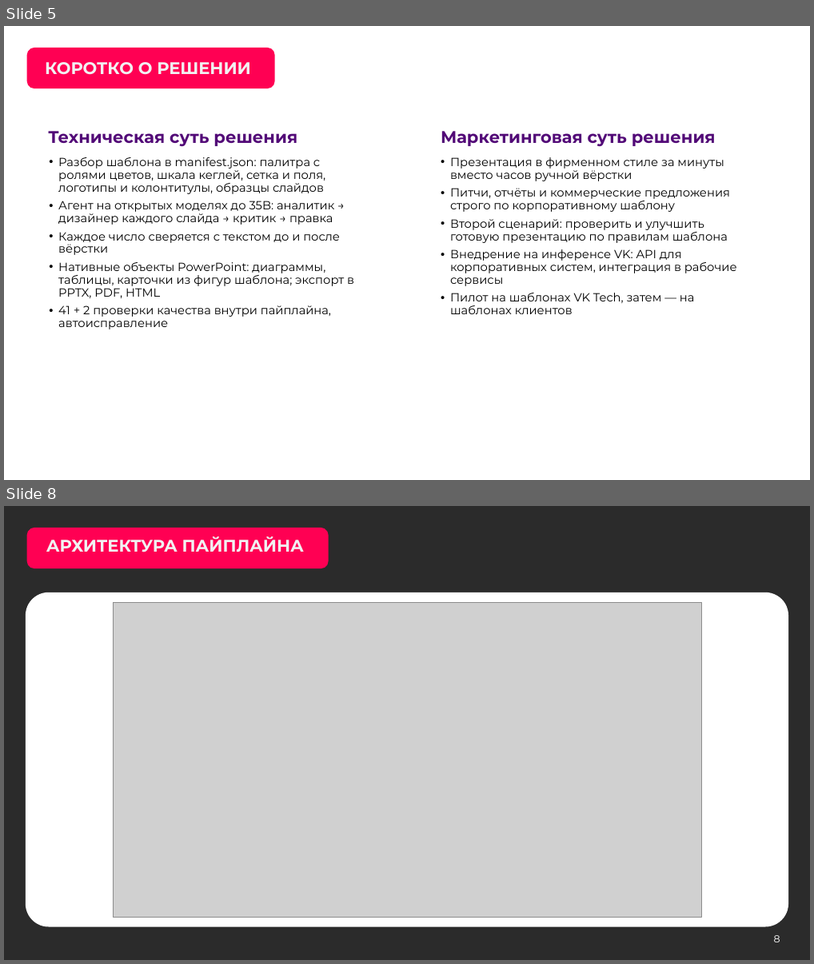
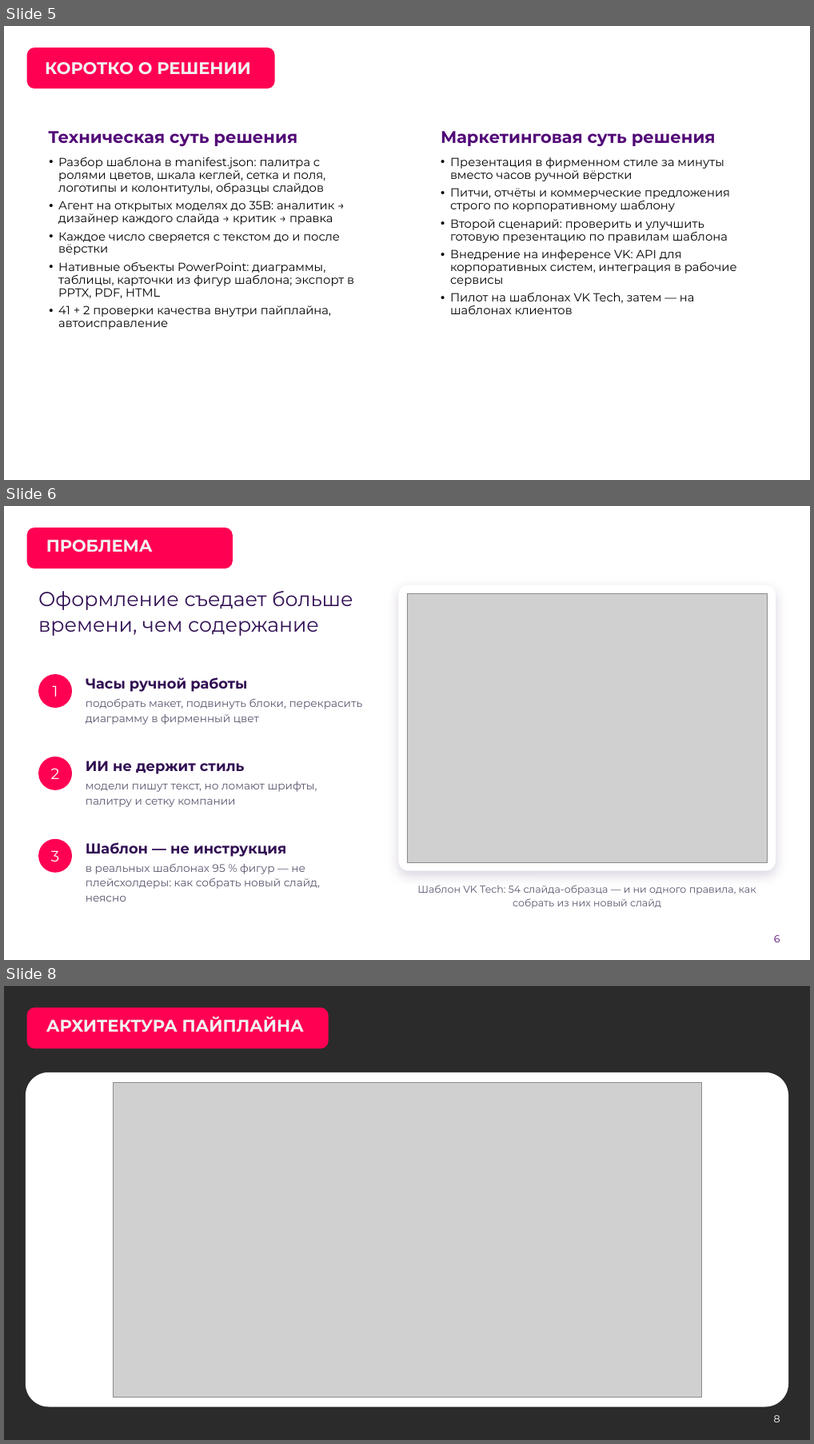
Before and after one commit to hl0pch1k/verstka, a slide deck: docs/presentation/verstka-pitch.pptx. Shown one above the other, each under a label of ours: slides 5 and 8 before the commit, slides 5, 6 and 8 after it; the slides between them are not shown. The pictures are 814x964 and 814x1444 pixels, drawn with LibreOffice and Linux fonts; fonts in the diff are those of the drawing; grey boxes stand for pictures; background and template pictures are left out; a plain dark background stands for a picture behind light text. Boxes give left, top, right and bottom in pixels: in the first picture for what was removed or moved away, otherwise in the second. Text is boxed around its words. In the diff, an @@ line names an element or a change of style, - is before the commit and + after.

Commit message:
Новая презентация проекта; раздел «Для экспертов» в README
- презентация: обязательные слайды шаблона ЛЦТ без искажений и пустот, остальные — крупные заголовки, скриншоты сервиса, сетка девяти демо-презентаций, аудит и эффективность в цифрах
- README: навигация для экспертов по шагам; ссылка на видео открывается в браузере
- docs/video/README.md: что показано в видео; MODELS.md и счётчики тестов обновлены
- ссылки для формы сдачи убраны из репозитория

```diff
--- a/docs/presentation/verstka-pitch.pptx
+++ b/docs/presentation/verstka-pitch.pptx
@@ slide 6 added at <box>4,506,810,960</box>, background picture (left out) @@
@@ rounded rectangle added at <box>27,527,233,568</box>, fill #FF0053 @@
@@ title added at <box>46,540,153,552</box>, 20 pt, text #F2F2F2, bold @@
+ПРОБЛЕМА
@@ text added at <box>38,591,354,636</box>, 24 pt, text #310F53 @@
+Оформление съедает больше времени, чем содержание
@@ rounded rectangle added at <box>399,585,777,871</box>, fill #FFFFFF @@
@@ picture added at <box>407,593,768,862</box> @@
@@ ellipse added at <box>38,674,72,708</box>, fill #FF0053, 18 pt, text #FFFFFF @@
+1
@@ text added at <box>86,677,247,692</box>, 17 pt, text #310F53, bold @@
+Часы ручной работы
@@ text added at <box>86,699,363,724</box>, 13 pt, text #5E5670 @@
+подобрать макет, подвинуть блоки, перекрасить диаграмму в фирменный цвет
@@ ellipse added at <box>38,756,72,790</box>, fill #FF0053, 18 pt, text #FFFFFF @@
+2
@@ text added at <box>86,760,245,774</box>, 17 pt, text #310F53, bold @@
+ИИ не держит стиль
@@ text added at <box>86,781,318,807</box>, 13 pt, text #5E5670 @@
+модели пишут текст, но ломают шрифты, палитру и сетку компании
@@ ellipse added at <box>38,839,72,872</box>, fill #FF0053, 18 pt, text #FFFFFF @@
+3
@@ text added at <box>86,842,286,856</box>, 17 pt, text #310F53, bold @@
+Шаблон — не инструкция
@@ text added at <box>86,864,320,901</box>, 13 pt, text #5E5670 @@
+в реальных шаблонах 95 % фигур — не плейсхолдеры: как собрать новый слайд, неясно
@@ text added at <box>418,884,757,908</box>, 12 pt, text #5E5670 @@
+Шаблон VK Tech: 54 слайда-образца — и ни одного правила, как собрать из них новый слайд
@@ page number added at <box>774,935,781,942</box>, 12 pt, text #520977 @@
+6
```
Also in this commit, not shown: 11 slides changed, 1 other slide added, 2 slides removed, 5 other files.
